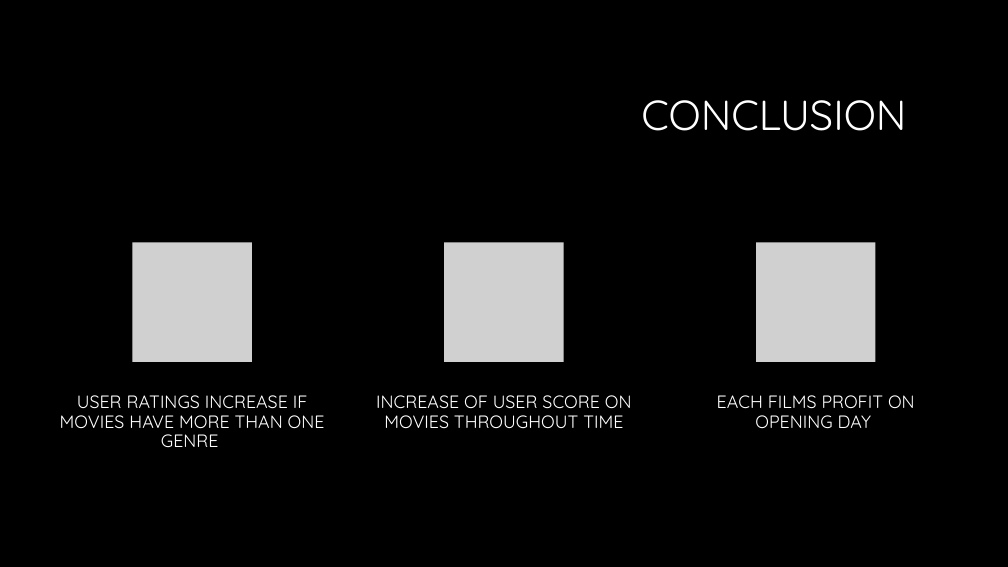
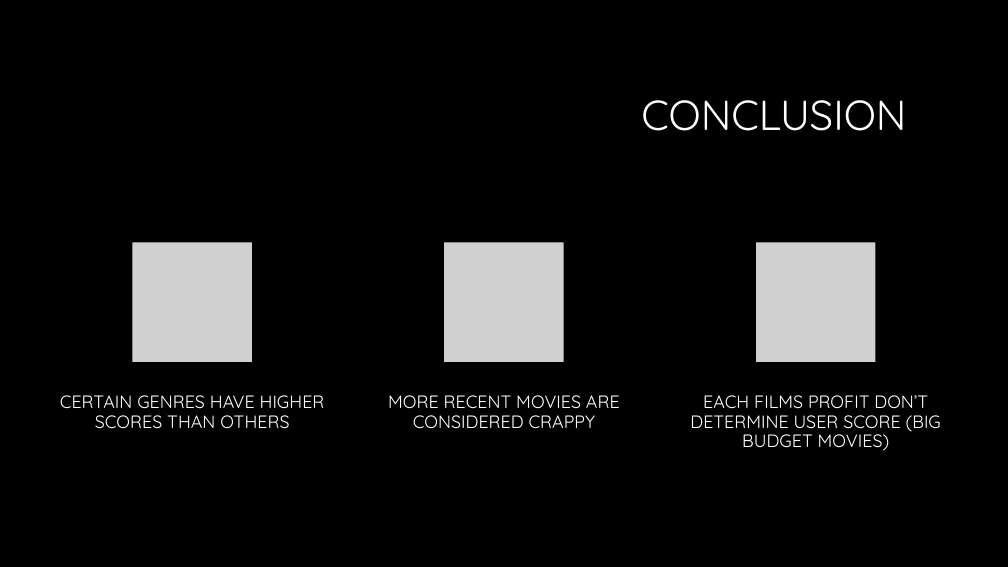
Before and after one commit to gspahlin/Movie_analysis, a slide deck: slide 8 of Movies.pptx (slide 5 before the commit). Drawn at 1008x567 pixels with LibreOffice and Linux fonts; fonts in the diff are those of the drawing; grey boxes stand for pictures; background and template pictures are left out. Boxes give left, top, right and bottom in pixels: in the first picture for what was removed or moved away, otherwise in the second. Text is boxed around its words. In the diff, an @@ line names an element or a change of style, - is before the commit and + after.

Commit message:
NEW CHANGES
SAVED FOR PRESENTATION

```diff
--- a/Movies.pptx
+++ b/Movies.pptx
@@ text at <box>60,395,325,429</box>: text changed @@
-USER RATINGS INCREASE IF MOVIES HAVE MORE THAN ONE GENRE
+CERTAIN GENRES HAVE HIGHER SCORES THAN OTHERS
@@ text at <box>388,395,620,428</box>: text changed @@
-INCREASE OF USER SCORE ON MOVIES THROUGHOUT TIME
+MORE RECENT MOVIES ARE CONSIDERED CRAPPY
@@ text at <box>690,395,941,451</box>: text changed @@
-EACH FILMS PROFIT ON OPENING DAY
+EACH FILMS PROFIT DON’T DETERMINE USER SCORE (BIG BUDGET MOVIES)
```
Also in this commit, not shown: 5 slides added, 3 slides removed.
